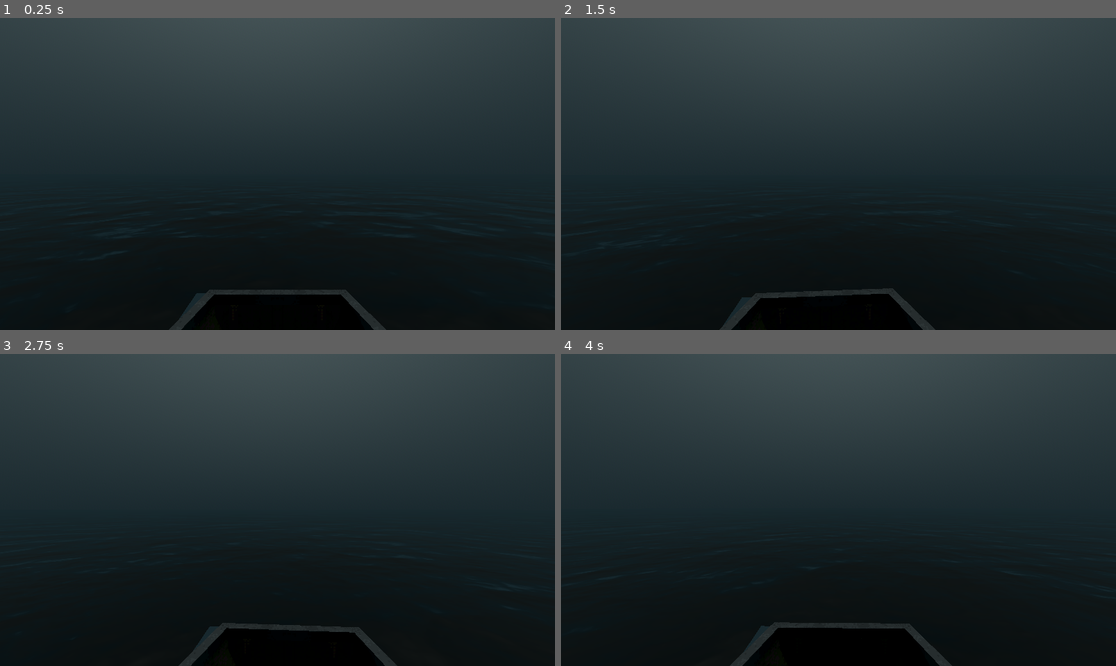
Above: before the commit, frames 1-4 (two rows, left to right).
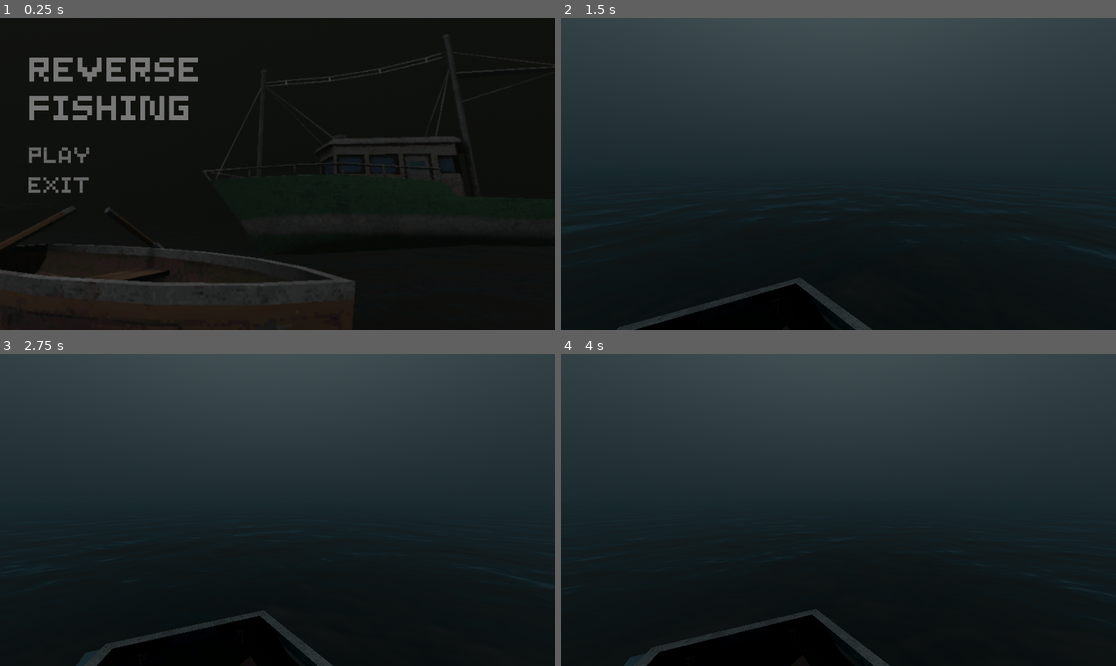
Above: after the commit, the same moments.

Repository: Area9579/ReverseFishing
Game: Godot game, scene res://Menus/MainMenu.tscn
Same seed, same stepped clock (60 frames per second), same inputs: the game is played once before the commit and once after it. Before the commit the project starts from res://Main/Main.tscn.
Inputs (mouse positions are in pixels of both pictures, inside the frame that each line leads up to):
- Up to frame 1 (0.25 s): no input
- Up to frame 2 (1.5 s): click (622, 158) at 0.5 s, where only the run after the commit has a clickable "PLAY"; move the mouse to (866, 174) at 1.27 s; hold D (Right) from 1.28 s (still down); tap E (Interact) at 1.35 s
- Up to frame 3 (2.75 s): move the mouse to (249, 510) at 2.02 s; release D (Right) at 2.03 s; hold A (Left) from 2.03 s (still down); tap E (Interact) at 2.1 s
- Up to frame 4 (4 s): tap Enter at 2.75 s; move the mouse to (849, 503) at 2.77 s; release A (Left) at 2.78 s; hold D (Right) from 2.78 s (still down); tap E (Interact) at 2.85, 3.6 s; tap Space at 3.5 s; move the mouse to (832, 516) at 3.52 s

The runs differ from the first frame. In frame 1, 62% of the frame differs, in the area x 0-100%, y 0-100%; in frame 2, 1.6%; in frame 3, 1.7%; in frame 4, 1.7%.

Commit message:
Final Menu

Diff:
--- a/reversefishing/Menus/MainMenu.tscn
+++ b/reversefishing/Menus/MainMenu.tscn
@@ -1,17 +1,119 @@
-[gd_scene load_steps=5 format=3 uid="uid://dfawubj5jwi3f"]
+[gd_scene load_steps=12 format=3 uid="uid://dfawubj5jwi3f"]
 
 [ext_resource type="Script" uid="uid://dl2qw2jyff8li" path="res://Menus/main_menu.gd" id="1_7ihqj"]
 [ext_resource type="Texture2D" uid="uid://n6w8h0ohryxk" path="res://Menus/yuh.png" id="1_r8dbq"]
 [ext_resource type="FontFile" uid="uid://c7306jxkq0bhn" path="res://Font/BadPixelFont2.ttf" id="2_7ihqj"]
+
+[sub_resource type="Animation" id="Animation_7ihqj"]
+length = 0.001
+tracks/0/type = "value"
+tracks/0/imported = false
+tracks/0/enabled = true
+tracks/0/path = NodePath("Fade:modulate")
+tracks/0/interp = 1
+tracks/0/loop_wrap = true
+tracks/0/keys = {
+"times": PackedFloat32Array(0),
+"transitions": PackedFloat32Array(1),
+"update": 0,
+"values": [Color(0, 0, 0, 1)]
+}
+
+[sub_resource type="Animation" id="Animation_n6o36"]
+resource_name = "fade"
+length = 0.5
+tracks/0/type = "value"
+tracks/0/imported = false
+tracks/0/enabled = true
+tracks/0/path = NodePath("Fade:modulate")
+tracks/0/interp = 1
+tracks/0/loop_wrap = true
+tracks/0/keys = {
+"times": PackedFloat32Array(0, 0.5),
+"transitions": PackedFloat32Array(1, 1),
+"update": 0,
+"values": [Color(0, 0, 0, 1), Color(0, 0, 0, 0)]
+}
+
+[sub_resource type="Animation" id="Animation_5ncg0"]
+resource_name = "fadeOut"
+length = 0.5
+tracks/0/type = "value"
+tracks/0/imported = false
+tracks/0/enabled = true
+tracks/0/path = NodePath("Fade:modulate")
+tracks/0/interp = 1
+tracks/0/loop_wrap = true
+tracks/0/keys = {
+"times": PackedFloat32Array(0, 0.5),
+"transitions": PackedFloat32Array(1, 1),
+"update": 0,
+"values": [Color(0, 0, 0, 0), Color(0, 0, 0, 1)]
+}
+
+[sub_resource type="AnimationLibrary" id="AnimationLibrary_0xbyl"]
+_data = {
+&"RESET": SubResource("Animation_7ihqj"),
+&"fadeIn": SubResource("Animation_n6o36"),
+&"fadeOut": SubResource("Animation_5ncg0")
+}
+
+[sub_resource type="Animation" id="Animation_1txdl"]
+resource_name = "sway"
+length = 3.0
+loop_mode = 1
+tracks/0/type = "value"
+tracks/0/imported = false
+tracks/0/enabled = true
+tracks/0/path = NodePath("Background:position")
+tracks/0/interp = 1
+tracks/0/loop_wrap = true
+tracks/0/keys = {
+"times": PackedFloat32Array(0, 1.5, 3),
+"transitions": PackedFloat32Array(0.574349, 0.594604, 0.34151),
+"update": 0,
+"values": [Vector2(408, 322), Vector2(401.02, 325.635), Vector2(408, 322)]
+}
+
+[sub_resource type="Animation" id="Animation_m16r1"]
+length = 0.001
+tracks/0/type = "value"
+tracks/0/imported = false
+tracks/0/enabled = true
+tracks/0/path = NodePath("Background:position")
+tracks/0/interp = 1
+tracks/0/loop_wrap = true
+tracks/0/keys = {
+"times": PackedFloat32Array(0),
+"transitions": PackedFloat32Array(1),
+"update": 0,
+"values": [Vector2(408, 322)]
+}
+
+[sub_resource type="AnimationLibrary" id="AnimationLibrary_ju15h"]
+_data = {
+&"RESET": SubResource("Animation_m16r1"),
+&"sway": SubResource("Animation_1txdl")
+}
 
 [sub_resource type="StyleBoxEmpty" id="StyleBoxEmpty_7ihqj"]
 
 [node name="MainMenu" type="Node2D"]
 script = ExtResource("1_7ihqj")
 
-[node name="Sprite2D" type="Sprite2D" parent="."]
+[node name="FadePlayer" type="AnimationPlayer" parent="."]
+libraries = {
+&"": SubResource("AnimationLibrary_0xbyl")
+}
+
+[node name="SwayPlayer" type="AnimationPlayer" parent="."]
+libraries = {
+&"": SubResource("AnimationLibrary_ju15h")
+}
+
+[node name="Background" type="Sprite2D" parent="."]
 position = Vector2(408, 322)
-scale = Vector2(1.39507, 1.39507)
+scale = Vector2(1.60974, 1.60974)
 texture = ExtResource("1_r8dbq")
 
 [node name="RichTextLabel" type="RichTextLabel" parent="."]
@@ -30,10 +132,10 @@
 fit_content = true
 
 [node name="Play" type="Button" parent="."]
-offset_left = 51.0
-offset_top = 261.0
-offset_right = 172.0
-offset_bottom = 320.0
+offset_left = 60.0
+offset_top = 259.0
+offset_right = 191.0
+offset_bottom = 318.0
 theme_override_colors/font_hover_pressed_color = Color(0.594595, 0.589062, 0.574026, 1)
 theme_override_colors/font_hover_color = Color(0.594595, 0.589062, 0.574026, 1)
 theme_override_colors/font_focus_color = Color(0.594595, 0.589062, 0.574026, 1)
@@ -55,10 +157,10 @@
 flat = true
 
 [node name="Exit" type="Button" parent="."]
-offset_left = 51.0
-offset_top = 316.0
-offset_right = 190.0
-offset_bottom = 375.0
+offset_left = 55.0
+offset_top = 321.0
+offset_right = 194.0
+offset_bottom = 380.0
 theme_override_colors/font_hover_pressed_color = Color(0.594595, 0.589062, 0.574026, 1)
 theme_override_colors/font_hover_color = Color(0.594595, 0.589062, 0.574026, 1)
 theme_override_colors/font_focus_color = Color(0.594595, 0.589062, 0.574026, 1)
@@ -79,5 +181,11 @@
 text = "EXIT"
 flat = true
 
+[node name="Fade" type="Sprite2D" parent="."]
+modulate = Color(0, 0, 0, 1)
+position = Vector2(537, 321)
+scale = Vector2(1.43088, 1.73769)
+texture = ExtResource("1_r8dbq")
+
 [connection signal="button_up" from="Play" to="." method="_on_play_button_up"]
 [connection signal="button_up" from="Exit" to="." method="_on_exit_button_up"]
--- a/reversefishing/Menus/main_menu.gd
+++ b/reversefishing/Menus/main_menu.gd
@@ -1,8 +1,20 @@
 extends Node2D
+@onready var fade_player: AnimationPlayer = $FadePlayer
+@onready var sway_player: AnimationPlayer = $SwayPlayer
+@onready var fade: Sprite2D = $Fade
 
 
+func _ready() -> void:
+	fade.visible = true
+	fade_player.play("fadeIn")
+	sway_player.play("sway")
+
 func _on_play_button_up() -> void:
+	fade_player.play("fadeOut")
+	await get_tree().create_timer(0.5).timeout
 	get_tree().change_scene_to_file("res://Main/Main.tscn")
 
 func _on_exit_button_up() -> void:
-	get_tree().exit()
+	fade_player.play("fadeOut")
+	await get_tree().create_timer(0.5).timeout
+	get_tree().quit()
--- a/reversefishing/project.godot
+++ b/reversefishing/project.godot
@@ -11,7 +11,7 @@
 [application]
 
 config/name="ReverseFishing"
-run/main_scene="uid://v72uli6lwtc7"
+run/main_scene="uid://dfawubj5jwi3f"
 config/features=PackedStringArray("4.4", "Forward Plus")
 config/icon="res://icon.svg"
 
